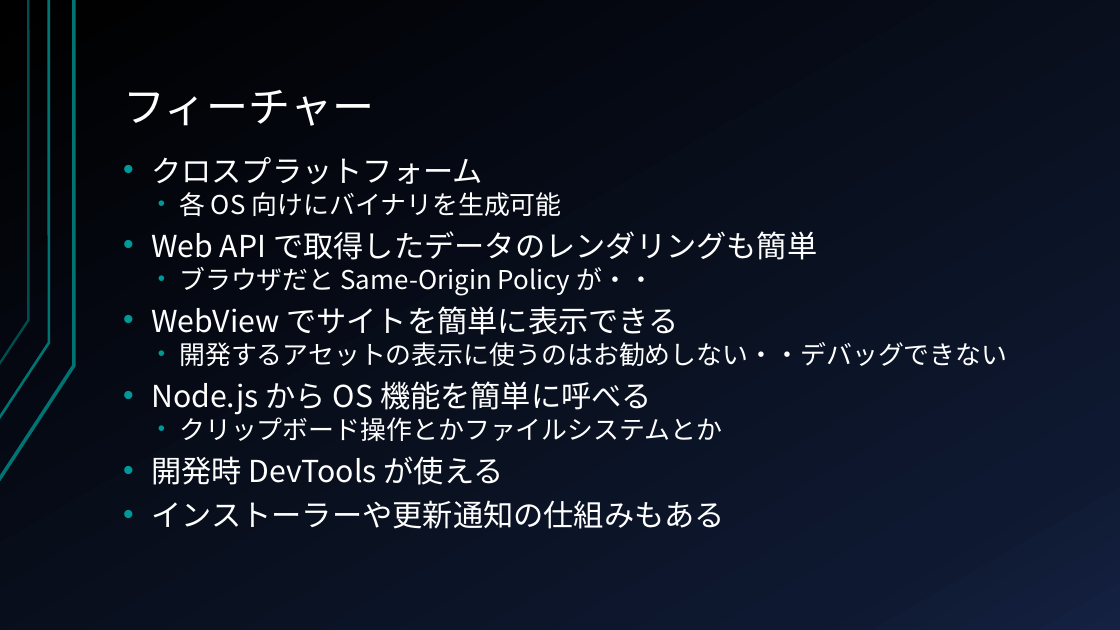
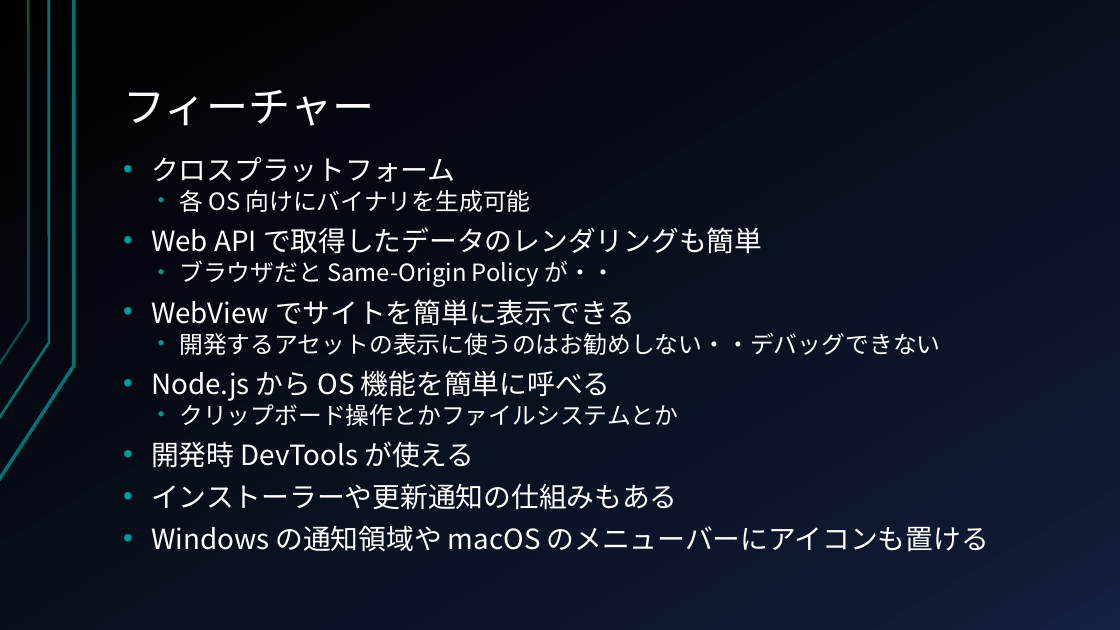
Before and after one commit to kondoumh/electron-study, a slide deck: slide 7 of slide/Electron_in-house_presentation.pptx. Drawn at 1120x630 pixels with LibreOffice and Linux fonts; fonts in the diff are those of the drawing. Boxes give left, top, right and bottom in pixels: in the first picture for what was removed or moved away, otherwise in the second. Text is boxed around its words. In the diff, an @@ line names an element or a change of style, - is before the commit and + after.

Commit message:
update

```diff
--- a/slide/Electron_in-house_presentation.pptx
+++ b/slide/Electron_in-house_presentation.pptx
@@ text at <box>151,157,940,510</box>: size 25.9 to 23.8 pt in "クロスプラットフォーム", "Web API で取得したデータのレンダリングも簡単", "WebView でサイトを簡単に表示できる", "Node.js から OS 機能を簡単に呼べる" and 2 more places; size 22.2 to 20.4 pt in "各 OS 向けにバイナリを生成可能", "ブラウザだと Same-Origin Policy が・・", "開発するアセットの表示に使うのはお勧めしない・・デバッグできない", "クリップボード操作とかファイルシステムとか" @@
@@ text at <box>151,525,989,552</box>: paragraph added @@
+• Windows の通知領域や macOS のメニューバーにアイコンも置ける
```
